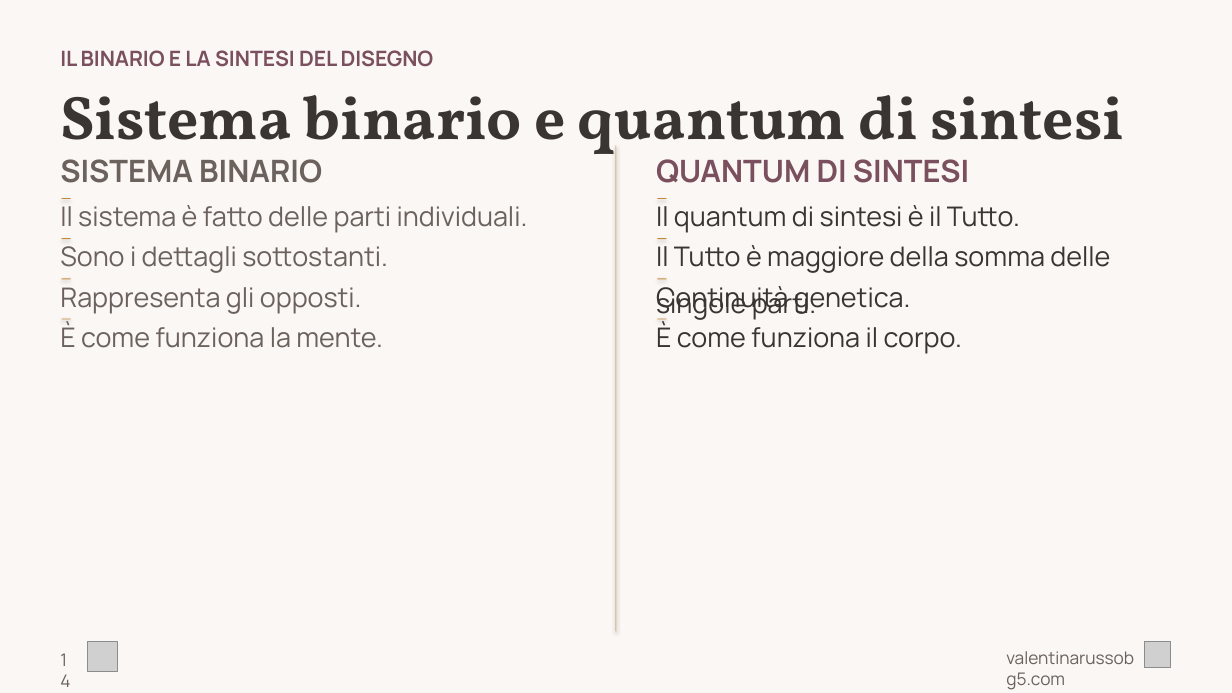
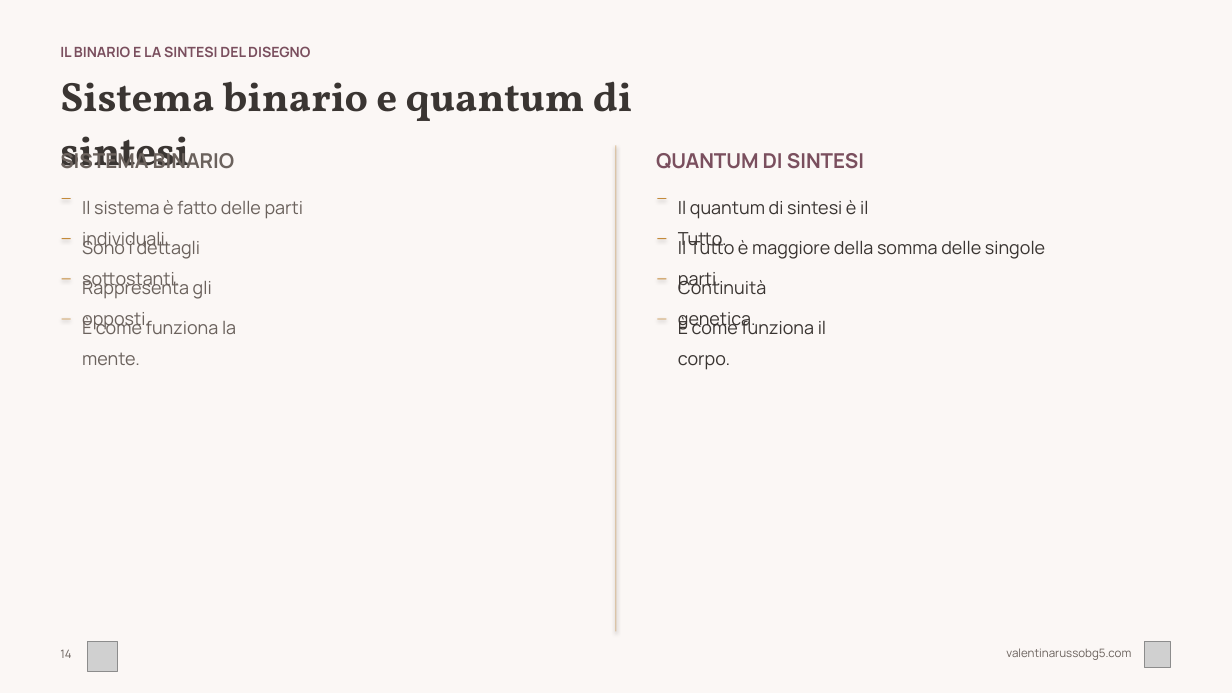
Before and after one commit to valentina-russo/valentinarusso-site, a slide deck: slide 14 of grav-site/root/kit-corso/corso-base-hd.pptx. Drawn at 1232x693 pixels with LibreOffice and Linux fonts; fonts in the diff are those of the drawing; grey boxes stand for pictures. Boxes give left, top, right and bottom in pixels: in the first picture for what was removed or moved away, otherwise in the second. Text is boxed around its words. In the diff, an @@ line names an element or a change of style, - is before the commit and + after.

```diff
--- a/grav-site/root/kit-corso/corso-base-hd.pptx
+++ b/grav-site/root/kit-corso/corso-base-hd.pptx
@@ text "IL BINARIO E LA SINTESI ..." at box(60, 46, 310, 57): size 16.5 to 11 pt @@
@@ text "Sistema binario e quantum di ..." at box(60, 81, 633, 169): size 48 to 32 pt @@
@@ text "SISTEMA BINARIO" at box(60, 149, 235, 175): size 24 to 16 pt @@
@@ text "QUANTUM DI SINTESI" at box(656, 153, 864, 169): size 24 to 16 pt @@
@@ text "Il sistema è fatto delle ...": place and size @@
-text "Il sistema è fatto delle ..." at box(60, 205, 528, 233)
+text "Il sistema è fatto delle ..." at box(82, 200, 304, 251)
@@ text "Il quantum di sintesi è ...": place and size @@
-text "Il quantum di sintesi è ..." at box(656, 205, 1020, 233)
+text "Il quantum di sintesi è ..." at box(678, 200, 868, 251)
@@ text "Sono i dettagli sottostanti.": place and size @@
-text "Sono i dettagli sottostanti." at box(60, 246, 388, 273)
+text "Sono i dettagli sottostanti." at box(82, 237, 201, 291)
@@ text "Il Tutto è maggiore della ...": place and size @@
-text "Il Tutto è maggiore della ..." at box(656, 245, 1110, 320)
+text "Il Tutto è maggiore della ..." at box(678, 237, 1045, 291)
@@ text "Rappresenta gli opposti.": place and size @@
-text "Rappresenta gli opposti." at box(60, 287, 362, 314)
+text "Rappresenta gli opposti." at box(82, 277, 212, 332)
@@ size 21 to 14 pt in 8 elements at box(678, 237, 1045, 291), box(82, 200, 304, 251), box(678, 200, 868, 251), box(82, 318, 236, 365), box(82, 237, 201, 291), box(678, 318, 826, 370), box(82, 277, 212, 332), box(678, 277, 766, 332) @@
@@ text "Continuità genetica.": place and size @@
-text "Continuità genetica." at box(656, 286, 911, 314)
+text "Continuità genetica." at box(678, 277, 766, 332)
@@ text "È come funziona la mente.": place and size @@
-text "È come funziona la mente." at box(60, 322, 382, 348)
+text "È come funziona la mente." at box(82, 318, 236, 365)
@@ text "È come funziona il corpo.": place and size @@
-text "È come funziona il corpo." at box(656, 322, 962, 354)
+text "È come funziona il corpo." at box(678, 318, 826, 370)
@@ text "14" at box(60, 649, 71, 658): size 13.5 to 9 pt @@
@@ text "valentinarussobg5.com" at box(1006, 648, 1131, 660): size 13.5 to 9 pt @@
```
Also in this commit, not shown: 29 other slides changed, 1 other file.
